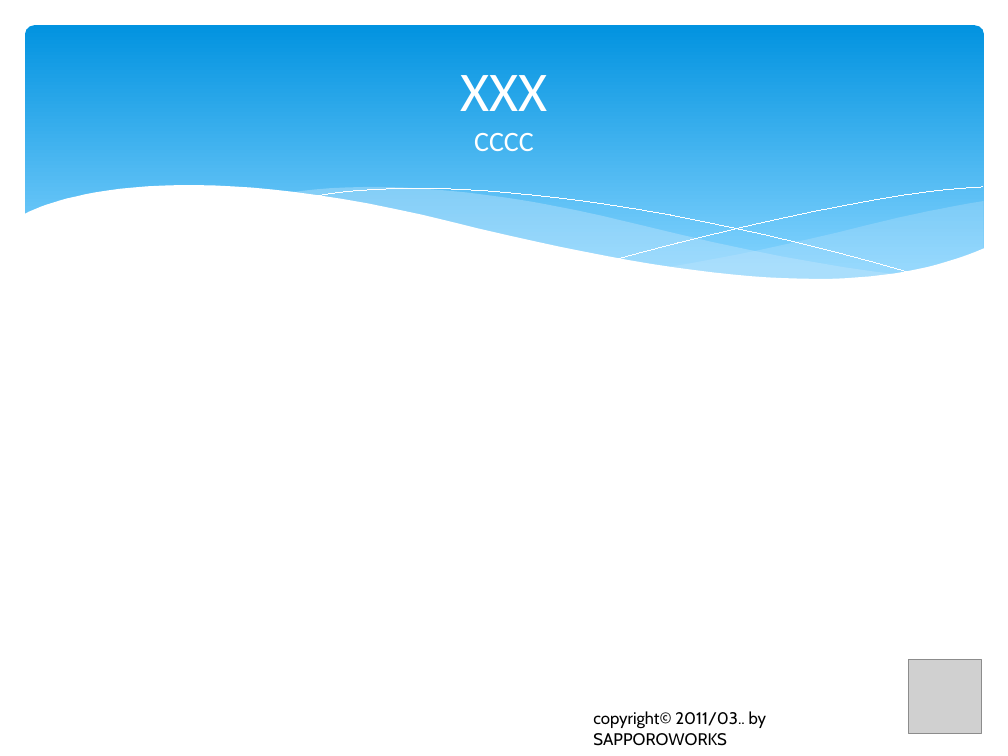
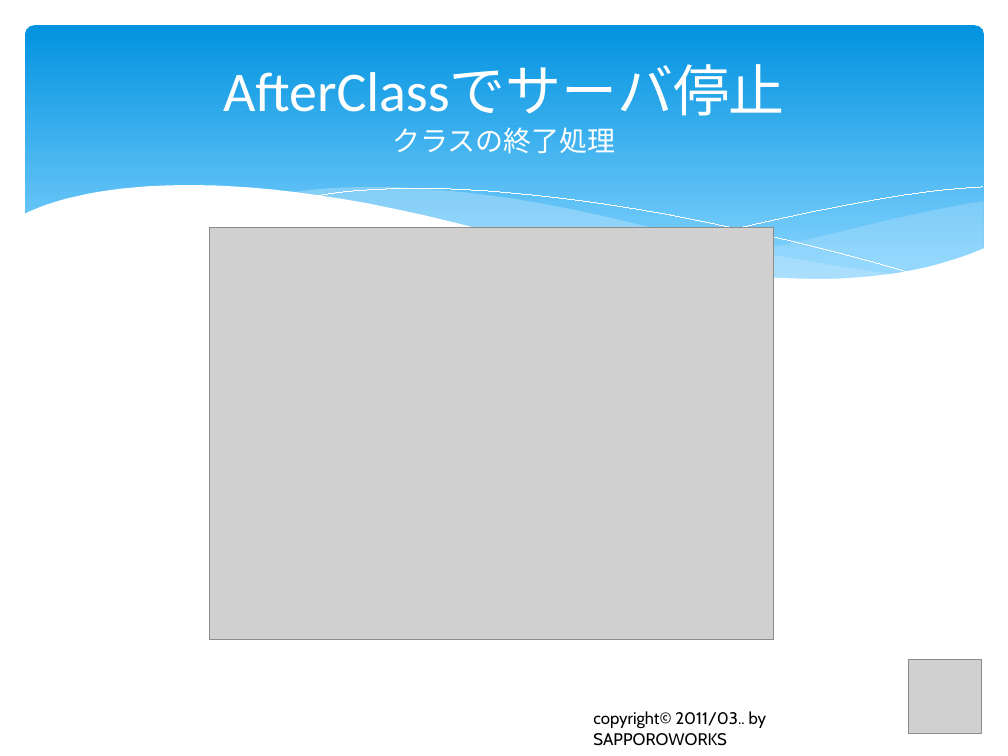
Before and after one commit to furuya02/clrh78, a slide deck: slide 53 of C# から Java へのプログラム移植で体験したTDDの効果は？.pptx (slide 69 before the commit). Drawn at 1008x756 pixels with LibreOffice and Linux fonts; fonts in the diff are those of the drawing; grey boxes stand for pictures. Boxes give left, top, right and bottom in pixels: in the first picture for what was removed or moved away, otherwise in the second. Text is boxed around its words. In the diff, an @@ line names an element or a change of style, - is before the commit and + after.

```diff
--- a/C# から Java へのプログラム移植で体験したTDDの効果は？.pptx
+++ b/C# から Java へのプログラム移植で体験したTDDの効果は？.pptx
@@ title at (223,65,785,154): text changed; size 20 to 40 pt @@
-XXX
-CCCC
+AfterClassでサーバ停止
+クラスの終了処理
@@ picture added at (210,227,774,639) @@
```
Also in this commit, not shown: 17 other slides changed, 13 slides added, 3 slides removed.
